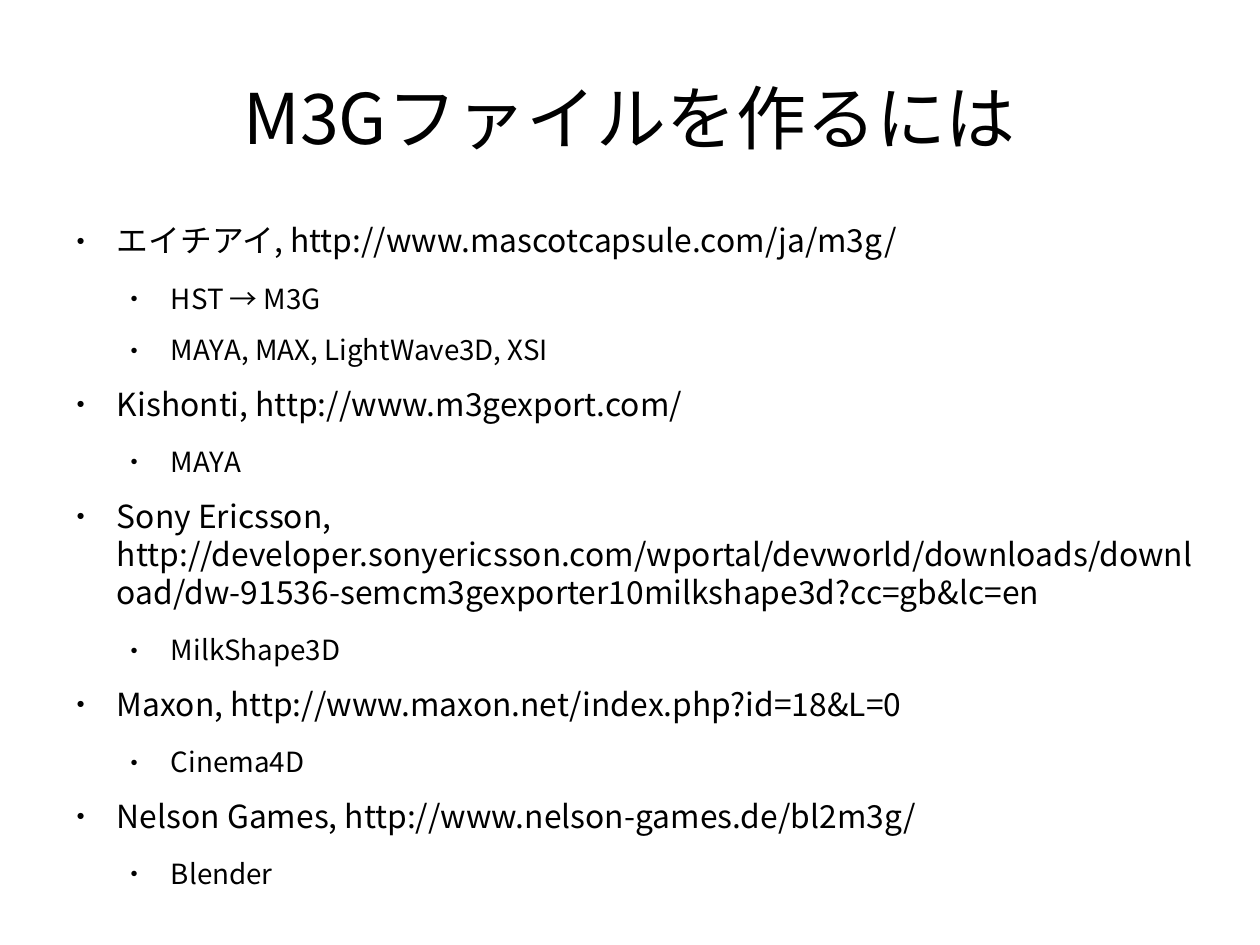
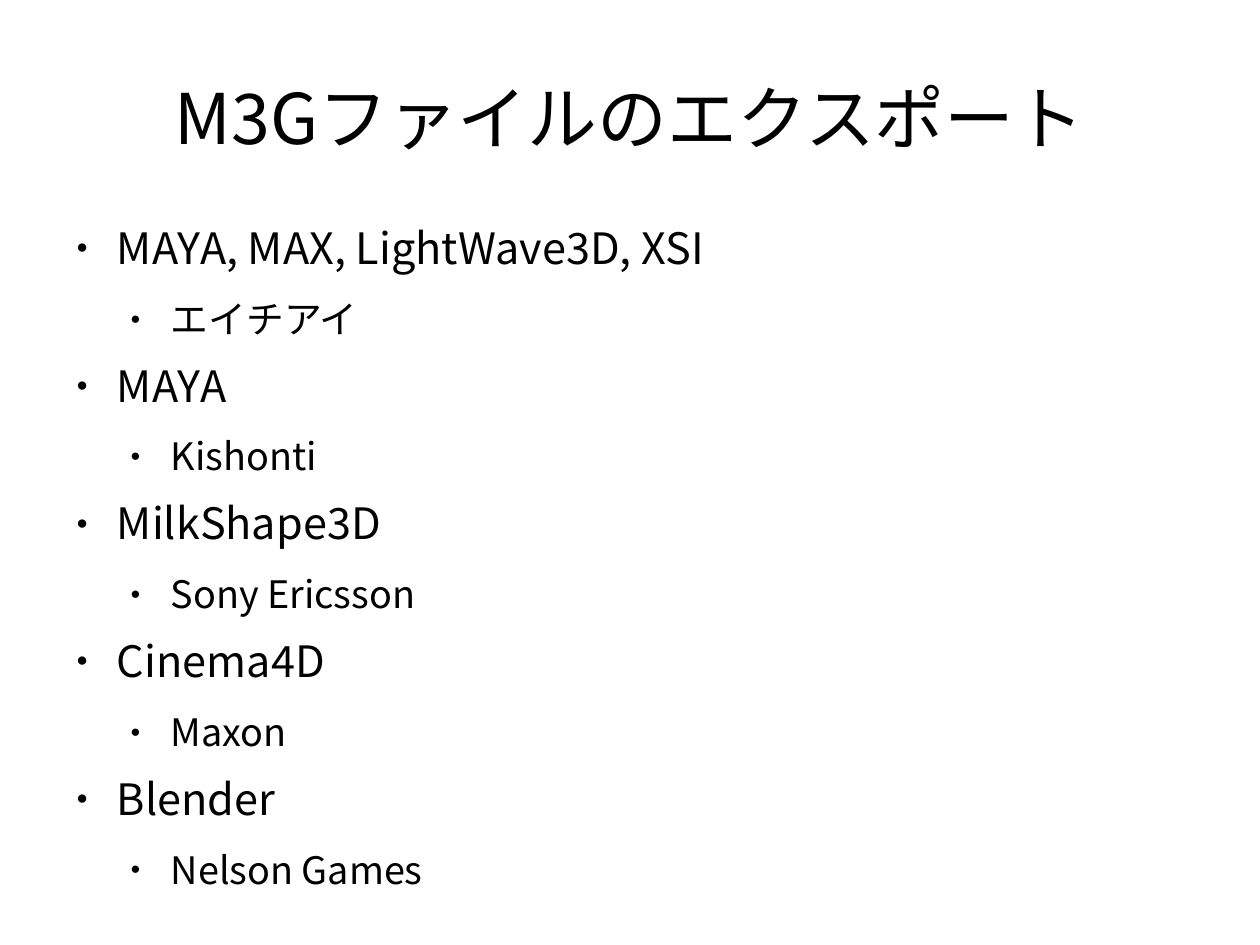
Before and after one commit to vadosnaprimer/desktop-m3g, a slide deck: slide 19 of doc/conference/Ruby会議2010.odp (slide 20 before the commit). Drawn at 1260x945 pixels with LibreOffice and Linux fonts; fonts in the diff are those of the drawing. Boxes give left, top, right and bottom in pixels: in the first picture for what was removed or moved away, otherwise in the second. Text is boxed around its words. In the diff, an @@ line names an element or a change of style, - is before the commit and + after.

```diff
--- a/doc/conference/Ruby会議2010.odp
+++ b/doc/conference/Ruby会議2010.odp
@@ title at (x1=175, y1=84, x2=1085, y2=150): text changed @@
-M3Gファイルを作るには
+M3Gファイルのエクスポート
@@ text at (x1=117, y1=226, x2=896, y2=310): paragraphs removed @@
-● エイチアイ, http://www.mascotcapsule.com/ja/m3g/
-  ● HST → M3G
@@ text at (x1=117, y1=229, x2=704, y2=816): size 17.5 to 27.2 pt in "MAYA, MAX, LightWave3D, XSI", "MAYA", "MilkShape3D", "Cinema4D" and 1 more places; list level 2 to 1 in "MAYA, MAX, LightWave3D, XSI"; list level 2 to 1 in "MAYA"; list level 2 to 1 in "MilkShape3D"; list level 2 to 1 in "Cinema4D"; list level 2 to 1 in "Blender" @@
@@ text at (x1=171, y1=303, x2=358, y2=335): text changed; size 20 to 23.8 pt @@
-● Kishonti, http://www.m3gexport.com/
+  ● エイチアイ
@@ text at (x1=117, y1=503, x2=1192, y2=612): text changed; size 20 to 23.8 pt @@
-● Sony Ericsson, http://developer.sonyericsson.com/wportal/devworld/downloads/download/dw-91536-semcm3gexporter10milkshape3d?cc=gb&lc=en
+  ● Kishonti
@@ text at (x1=117, y1=690, x2=901, y2=724): text changed; size 20 to 23.8 pt @@
-● Maxon, http://www.maxon.net/index.php?id=18&L=0
+  ● Sony Ericsson
@@ text at (x1=171, y1=718, x2=287, y2=747): text changed; size 20 to 23.8 pt @@
-● Nelson Games, http://www.nelson-games.de/bl2m3g/
+  ● Maxon
@@ text at (x1=171, y1=854, x2=423, y2=885): paragraph added @@
+  ● Nelson Games
```
Also in this commit, not shown: 14 other slides changed, 1 slide added, 3 other files.
